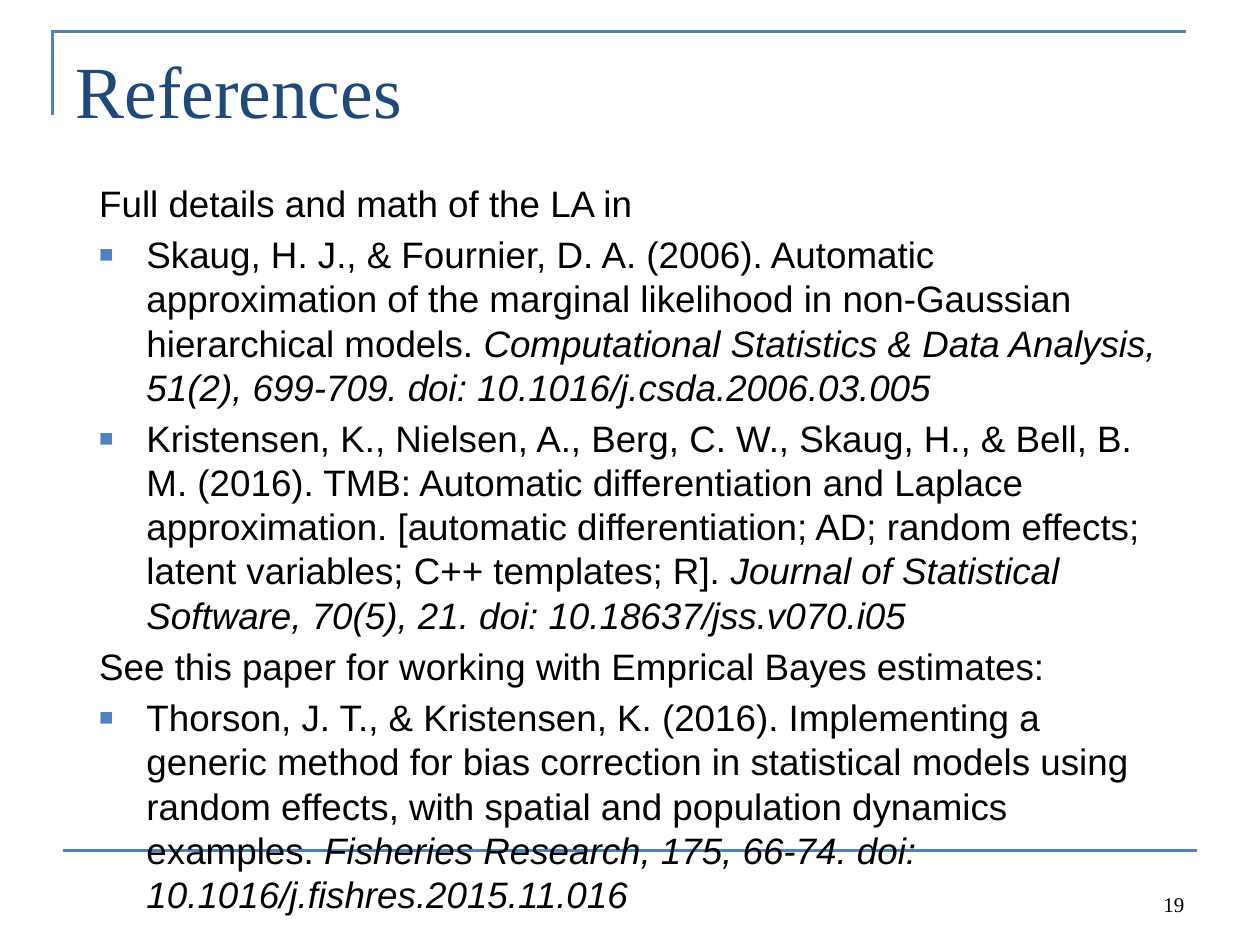
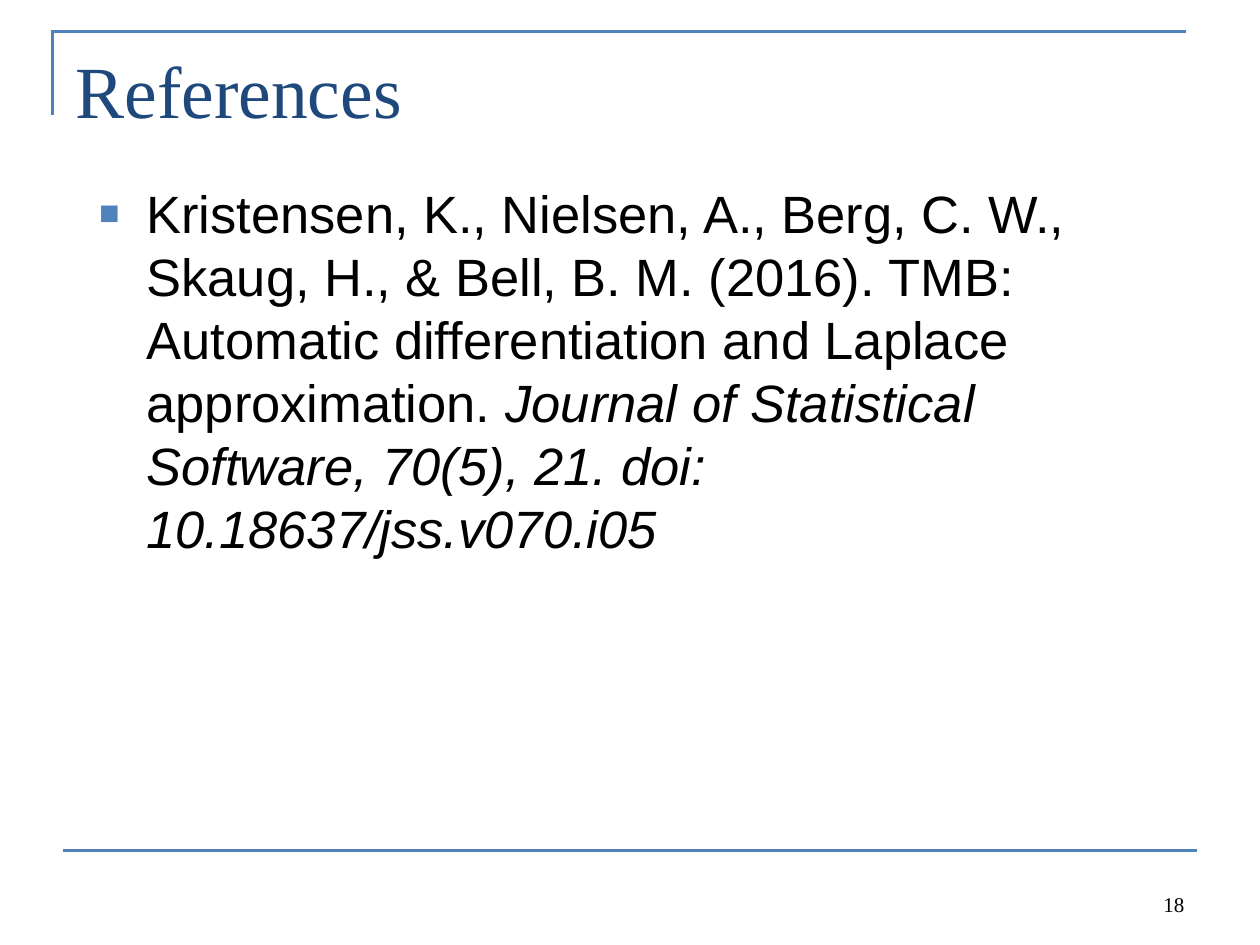
Before and after one commit to colemonnahan/bayes_workshop, a slide deck: slide 18 of dia4/lecture4_hierarchical.pptx (slide 19 before the commit). Drawn at 1260x945 pixels with LibreOffice and Linux fonts; fonts in the diff are those of the drawing. Boxes give left, top, right and bottom in pixels: in the first picture for what was removed or moved away, otherwise in the second. Text is boxed around its words. In the diff, an @@ line names an element or a change of style, - is before the commit and + after.

```diff
--- a/dia4/lecture4_hierarchical.pptx
+++ b/dia4/lecture4_hierarchical.pptx
@@ text at [146, 195, 1065, 559]: text changed; size 21 to 30 pt @@
-Full details and math of the LA in
-■ Skaug, H. J., & Fournier, D. A. (2006). Automatic approximation of the marginal likelihood in non-Gaussian hierarchical models. Computational Statistics & Data Analysis, 51(2), 699-709. doi: 10.1016/j.csda.2006.03.005
-■ Kristensen, K., Nielsen, A., Berg, C. W., Skaug, H., & Bell, B. M. (2016). TMB: Automatic differentiation and Laplace approximation. [automatic differentiation; AD; random effects; latent variables; C++ templates; R]. Journal of Statistical Software, 70(5), 21. doi: 10.18637/jss.v070.i05
-See this paper for working with Emprical Bayes estimates:
-■ Thorson, J. T., & Kristensen, K. (2016). Implementing a generic method for bias correction in statistical models using random effects, with spatial and population dynamics examples. Fisheries Research, 175, 66-74. doi: 10.1016/j.fishres.2015.11.016
+■ Kristensen, K., Nielsen, A., Berg, C. W., Skaug, H., & Bell, B. M. (2016). TMB: Automatic differentiation and Laplace approximation. Journal of Statistical Software, 70(5), 21. doi: 10.18637/jss.v070.i05
@@ page number at [1163, 898, 1184, 913]: text changed @@
-19
+18
```
Also in this commit, not shown: 9 other slides changed, 6 slides added, 7 slides removed, 11 other files.
